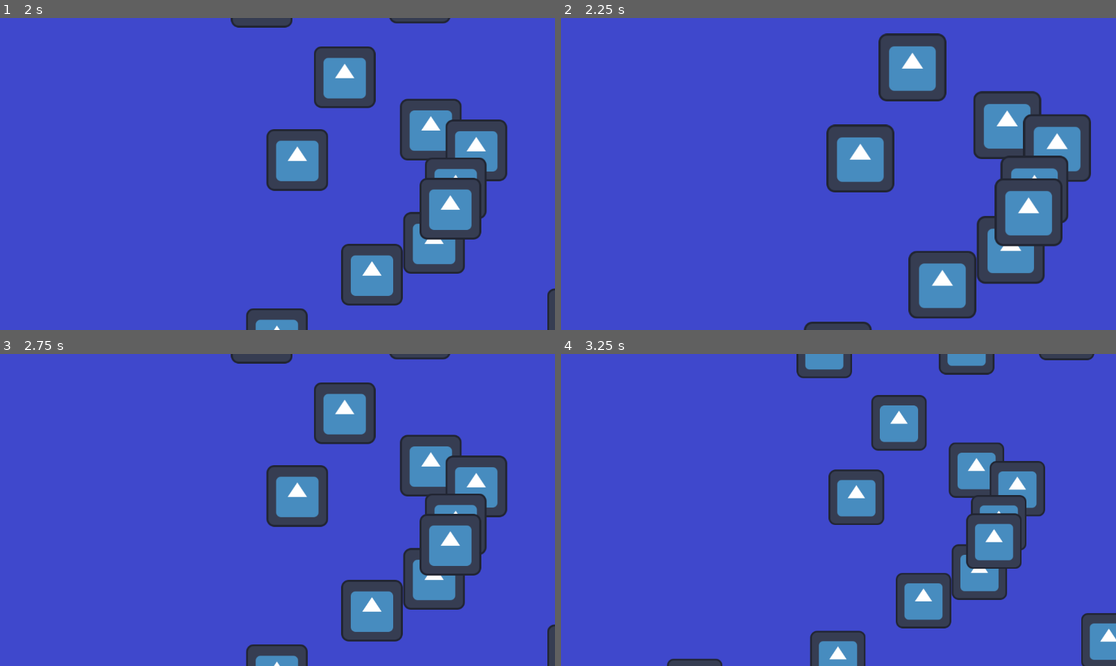
Above: before the commit, frames 1-4 (two rows, left to right).
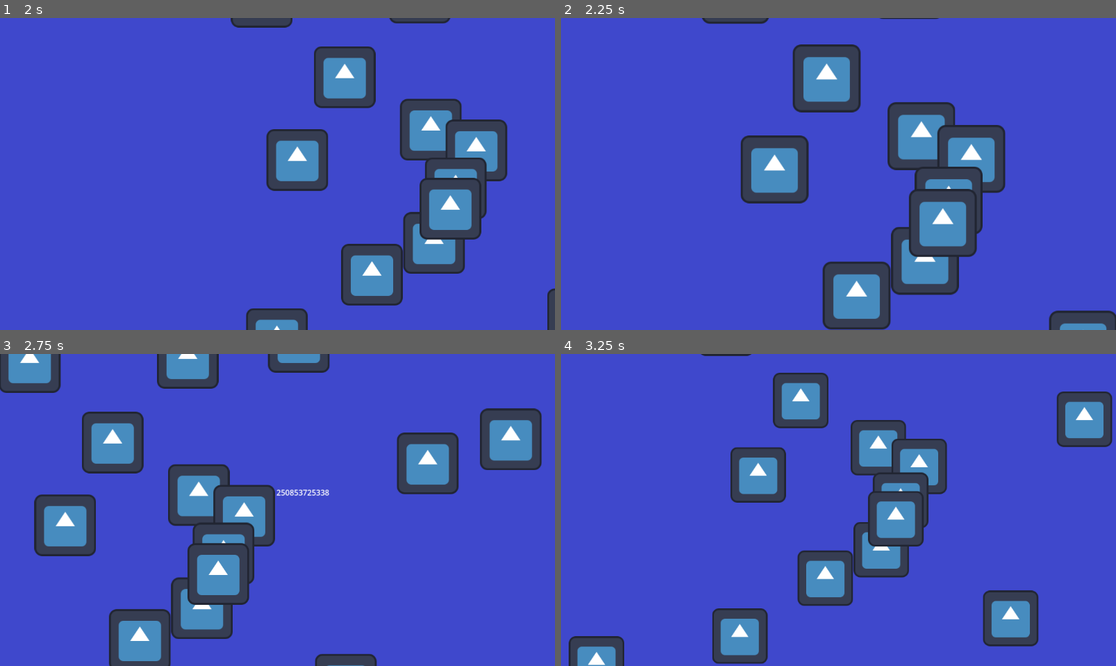
Above: after the commit, the same moments.

Repository: Jimmy-Jazz-x/StarGame
Game: Godot game, scene res://UI/MainMenu.tscn
Two runs of this game, one before a commit and one after it. Both use one fixed random seed, a clock stepped at 60 frames per second and the inputs below. The engine's default icon, where the game draws it, is replaced by a stand-in: a white triangle on a blue panel in a dark square.
Inputs (mouse positions are in pixels of both pictures, inside the frame that each line leads up to):
- Up to frame 1 (2 s): click (277, 183) at 0.5 s; click "Robot Collective" at 1.25 s
- Up to frame 2 (2.25 s): tap Enter at 2 s; move the mouse to (960, 158) at 2.02 s; tap Mouse wheel up (Zoom In) at 2.1 s
- Up to frame 3 (2.75 s): tap Mouse wheel down (Zoom Out) at 2.3 s
- Up to frame 4 (3.25 s): move the mouse to (727, 525) at 2.77 s; tap Mouse wheel down (Zoom Out) at 2.85 s; tap Down (CamDown, bound only after the commit) at 3.05 s

Frame 1 is identical in both runs. In frame 2, 33% of the frame differs, in the area x 25-100%, y 0-100%; in frame 3, 34%, in the area x 0-100%, y 0-100%; in frame 4, 32%.

Commit message:
Cam Movement Fixed

Diff:
--- a/Gameplay/Camera2D.gd
+++ b/Gameplay/Camera2D.gd
@@ -3,6 +3,7 @@
 var mouse_start_pos
 var screen_start_position
 var ZoomSpeed = Vector2(0.1,0.1)
+var MoveSpeed = 20
 var dragging = false
 # Called when the node enters the scene tree for the first time.
 func _ready():
@@ -21,9 +22,21 @@
 		dragging = false
 	if InputEventMouseMotion and dragging:
 		print(str(get_global_mouse_position()))
-		self.position= zoom * (mouse_start_pos - get_global_mouse_position()) + screen_start_position
+		self.position = (mouse_start_pos - get_global_mouse_position()) + screen_start_position
 
 	elif Input.is_action_just_released("Zoom In"):
 		zoom += ZoomSpeed
+		self.position = get_global_mouse_position()
 	elif Input.is_action_just_released("Zoom Out"):
 		zoom -= ZoomSpeed
+		self.position = get_global_mouse_position()
+
+
+	if Input.is_action_pressed("CamUp"):
+		self.position += Vector2(0,-20)
+	if Input.is_action_pressed("CamDown"):
+		self.position += Vector2(0,20)
+	if Input.is_action_pressed("CamLeft"):
+		self.position += Vector2(-20,-0)
+	if Input.is_action_pressed("CamRight"):
+		self.position += Vector2(20,0)
--- a/Gameplay/Map.tscn
+++ b/Gameplay/Map.tscn
@@ -8054,6 +8054,11 @@
 [node name="Map" type="Node2D"]
 script = ExtResource("1_2bpvo")
 
+[node name="MainCam2D" type="Camera2D" parent="."]
+position_smoothing_enabled = true
+position_smoothing_speed = 20.0
+script = ExtResource("4_7u8ky")
+
 [node name="SpaceMap" type="TileMap" parent="."]
 scale = Vector2(1920, 1920)
 tile_set = SubResource("TileSet_lfjj8")
@@ -8066,15 +8071,8 @@
 show_behind_parent = true
 z_index = -50
 offset_left = -3.0
-offset_top = -2.0
+offset_top = -1.98906
 offset_right = 3.0
-offset_bottom = 2.0
+offset_bottom = 2.01094
 texture = ExtResource("2_5ap4q")
 expand_mode = 2
-
-[node name="MainCam2D" type="Camera2D" parent="SpaceMap/TextureRect"]
-position = Vector2(3, 2)
-position_smoothing_enabled = true
-drag_horizontal_enabled = true
-drag_vertical_enabled = true
-script = ExtResource("4_7u8ky")
--- a/project.godot
+++ b/project.godot
@@ -36,3 +36,23 @@
 "events": [Object(InputEventMouseButton,"resource_local_to_scene":false,"resource_name":"","device":-1,"window_id":0,"a …(253 unchanged characters)…
 ]
 }
+CamLeft={
+"deadzone": 0.5,
+"events": [Object(InputEventKey,"resource_local_to_scene":false,"resource_name":"","device":0,"window_id":0,"alt_pressed":false,"shift_pressed":false,"ctrl_pressed":false,"meta_pressed":false,"pressed":false,"keycode":0,"physical_keycode":4194319,"key_label":0,"unicode":0,"echo":false,"script":null)
+]
+}
+CamRight={
+"deadzone": 0.5,
+"events": [Object(InputEventKey,"resource_local_to_scene":false,"resource_name":"","device":0,"window_id":0,"alt_pressed":false,"shift_pressed":false,"ctrl_pressed":false,"meta_pressed":false,"pressed":false,"keycode":0,"physical_keycode":4194321,"key_label":0,"unicode":0,"echo":false,"script":null)
+]
+}
+CamUp={
+"deadzone": 0.5,
+"events": [Object(InputEventKey,"resource_local_to_scene":false,"resource_name":"","device":0,"window_id":0,"alt_pressed":false,"shift_pressed":false,"ctrl_pressed":false,"meta_pressed":false,"pressed":false,"keycode":0,"physical_keycode":4194320,"key_label":0,"unicode":0,"echo":false,"script":null)
+]
+}
+CamDown={
+"deadzone": 0.5,
+"events": [Object(InputEventKey,"resource_local_to_scene":false,"resource_name":"","device":0,"window_id":0,"alt_pressed":false,"shift_pressed":false,"ctrl_pressed":false,"meta_pressed":false,"pressed":false,"keycode":0,"physical_keycode":4194322,"key_label":0,"unicode":0,"echo":false,"script":null)
+]
+}
Not shown, added: Textures/Elliptical Galaxy.png.import
Not shown, added: Textures/Node.png.import
Not shown, added: Textures/Spiral Galaxy.png.import
